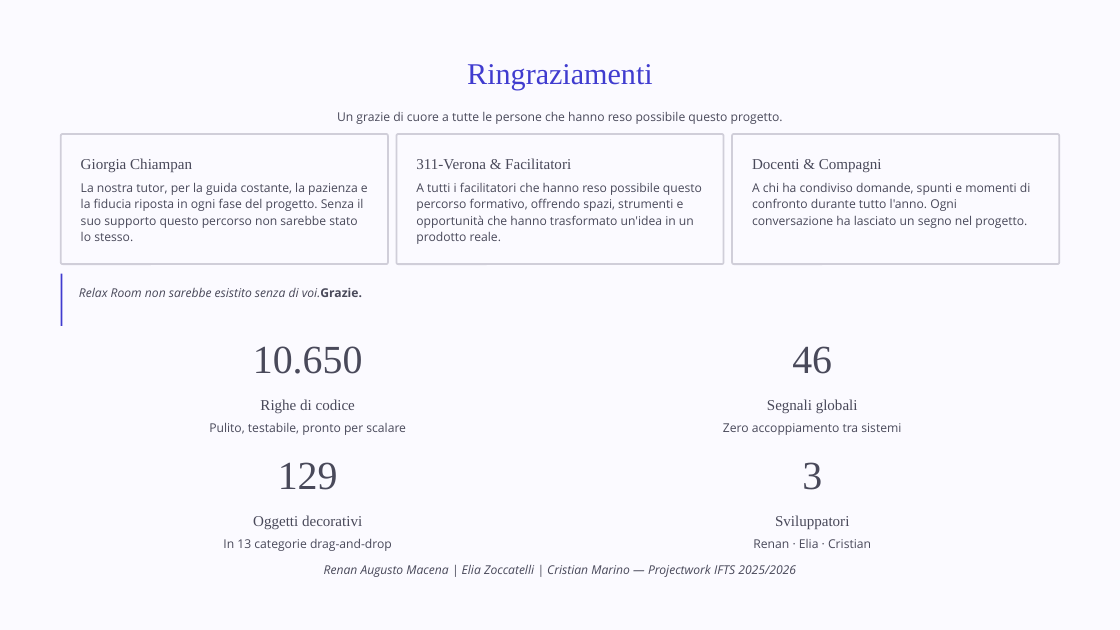
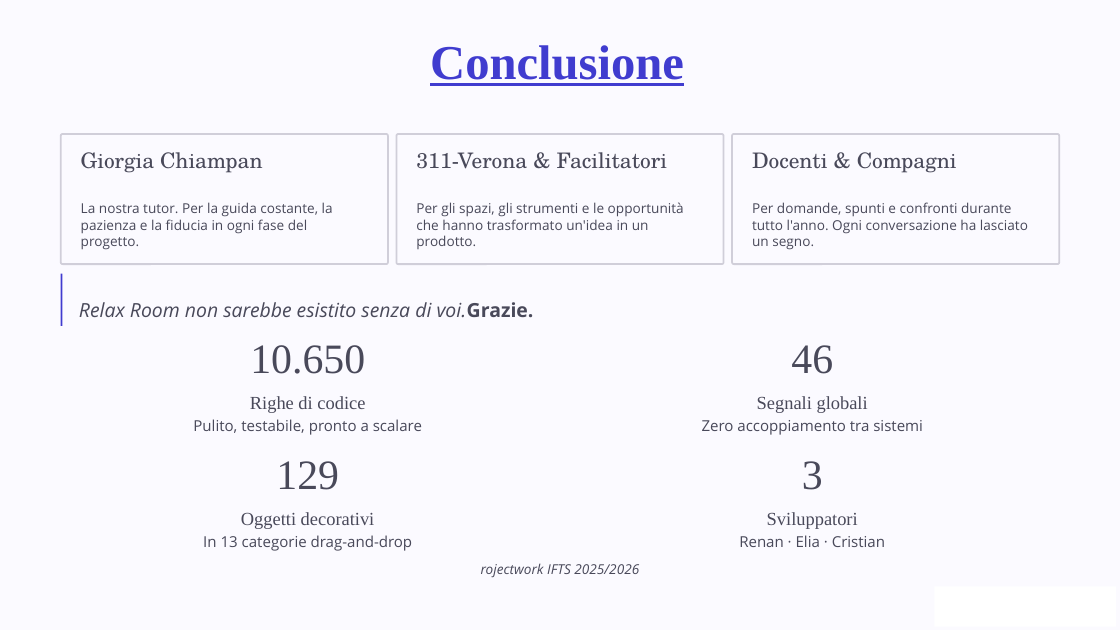
Before and after one commit to renanaugustomacena-ux/Projectwork-IFTS-Private, a slide deck: slide 10 of finale.pptx (slide 11 before the commit). Drawn at 1120x630 pixels with LibreOffice and Linux fonts; fonts in the diff are those of the drawing; background and template pictures are left out. Boxes give left, top, right and bottom in pixels: in the first picture for what was removed or moved away, otherwise in the second. Text is boxed around its words. In the diff, an @@ line names an element or a change of style, - is before the commit and + after.

```diff
--- a/finale.pptx
+++ b/finale.pptx
@@ text added at <box>430,45,684,86</box>, 50 pt, text #403CCF, bold, underline @@
+Conclusione
@@ text removed at <box>467,64,653,90</box> @@
-Ringraziamenti
@@ text removed at <box>337,112,783,124</box> @@
-Un grazie di cuore a tutte le persone che hanno reso possibile questo progetto.
@@ size 15.5 to 22 pt, font Times New Roman to TeX Gyre Schola in 3 elements at <box>81,152,263,173</box>, <box>752,152,957,173</box>, <box>416,152,668,169</box> @@
@@ text at <box>81,202,333,250</box>: text changed; size 12.5 to 14 pt @@
-La nostra tutor, per la guida costante, la pazienza e la fiducia riposta in ogni fase del progetto. Senza il suo supporto questo percorso non sarebbe stato lo stesso.
+La nostra tutor. Per la guida costante, la pazienza e la fiducia in ogni fase del progetto.
@@ text at <box>416,202,684,249</box>: text changed; size 12.5 to 14 pt @@
-A tutti i facilitatori che hanno reso possibile questo percorso formativo, offrendo spazi, strumenti e opportunità che hanno trasformato un'idea in un prodotto reale.
+Per gli spazi, gli strumenti e le opportunità che hanno trasformato un'idea in un prodotto.
@@ text at <box>752,202,1028,250</box>: text changed; size 12.5 to 14 pt @@
-A chi ha condiviso domande, spunti e momenti di confronto durante tutto l'anno. Ogni conversazione ha lasciato un segno nel progetto.
+Per domande, spunti e confronti durante tutto l'anno. Ogni conversazione ha lasciato un segno.
@@ text "Relax Room non sarebbe esistito ...": place and size @@
-text "Relax Room non sarebbe esistito ..." at <box>79,288,362,297</box>
+text "Relax Room non sarebbe esistito ..." at <box>79,302,534,317</box>
@@ text "Relax Room non sarebbe esistito ..." at <box>79,302,534,317</box>: size 12.5 to 20 pt @@
@@ text at <box>193,419,422,435</box>: text changed; size 12.5 to 15.5 pt @@
-Pulito, testabile, pronto per scalare
+Pulito, testabile, pronto a scalare
@@ text "Righe di codice": place and size @@
-text "Righe di codice" at <box>260,399,355,413</box>
+text "Righe di codice" at <box>250,396,365,413</box>
@@ text "Zero accoppiamento tra sistemi": place and size @@
-text "Zero accoppiamento tra sistemi" at <box>723,423,901,435</box>
+text "Zero accoppiamento tra sistemi" at <box>702,420,923,435</box>
@@ text "Segnali globali": place and size @@
-text "Segnali globali" at <box>767,399,858,414</box>
+text "Segnali globali" at <box>757,396,868,413</box>
@@ size 41 to 43 pt in 4 elements at <box>250,345,365,374</box>, <box>276,461,339,490</box>, <box>791,345,833,374</box>, <box>802,461,823,490</box> @@
@@ text "In 13 categorie drag-and-drop": place and size @@
-text "In 13 categorie drag-and-drop" at <box>223,539,392,551</box>
+text "In 13 categorie drag-and-drop" at <box>203,535,413,551</box>
@@ size 12.5 to 15.5 pt in 3 elements at <box>702,420,923,435</box>, <box>203,535,413,551</box>, <box>739,535,885,547</box> @@
@@ text "Renan · Elia · Cristian": place and size @@
-text "Renan · Elia · Cristian" at <box>753,539,871,548</box>
+text "Renan · Elia · Cristian" at <box>739,535,885,547</box>
@@ size 15.5 to 19 pt in 4 elements at <box>241,512,375,529</box>, <box>250,396,365,413</box>, <box>757,396,868,413</box>, <box>767,512,858,529</box> @@
@@ text "Sviluppatori": place and size @@
-text "Sviluppatori" at <box>775,515,849,529</box>
+text "Sviluppatori" at <box>767,512,858,529</box>
@@ text removed at <box>324,564,796,577</box> @@
-Renan Augusto Macena | Elia Zoccatelli | Cristian Marino — Projectwork IFTS 2025/2026
@@ text added at <box>481,563,639,577</box>, 14 pt, text #49495A, italic @@
+rojectwork IFTS 2025/2026
```
Also in this commit, not shown: 7 other slides changed, 2 slides added, 3 slides removed.
